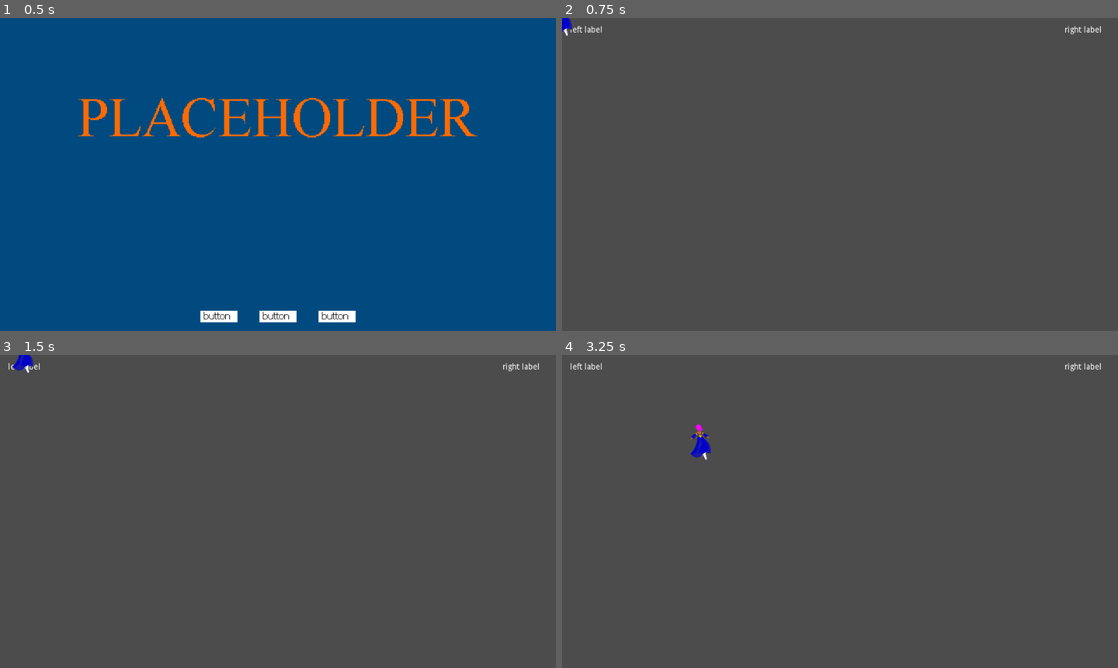
Above: before the commit, frames 1-4 (two rows, left to right).
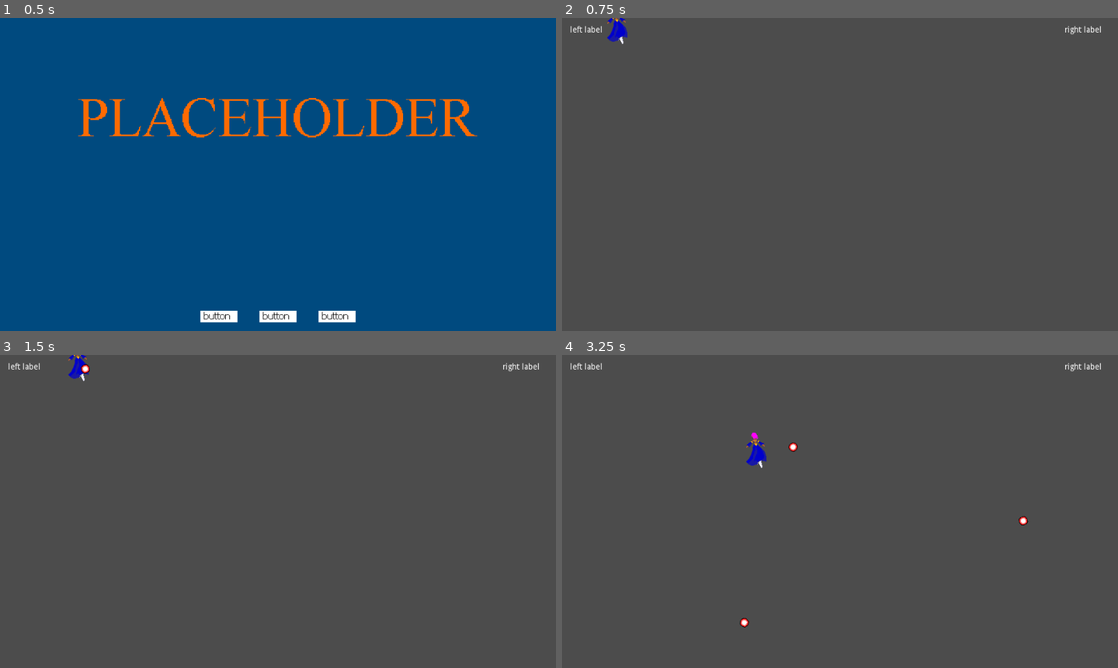
Above: after the commit, the same moments.

Repository: alpacanumerals/LD51
Game: Godot game, scene res://Title.tscn
Two runs of this game, one before a commit and one after it. Both use one fixed random seed, a clock stepped at 60 frames per second and the inputs below.
Inputs (mouse positions are in pixels of both pictures, inside the frame that each line leads up to):
- Up to frame 1 (0.5 s): no input
- Up to frame 2 (0.75 s): click (778, 315) at 0.5 s
- Up to frame 3 (1.5 s): tap Enter at 1.25 s; move the mouse to (400, 495) at 1.27 s; hold Right (ui_right) from 1.28 s (still down); click (400, 495) at 1.42 s
- Up to frame 4 (3.25 s): move the mouse to (728, 527) at 2.02 s; release Right (ui_right) at 2.03 s; hold Down (ui_down) 2.03-2.78 s; click (728, 527) at 2.17 s; move the mouse to (895, 442) at 2.77 s; hold Right (ui_right) from 2.78 s (still down); click (895, 442) at 2.92 s

Frame 1 is identical in both runs. In frame 2, 0.3% of the frame differs, in the area x 0-12%, y 0-9%; in frame 3, 0.3%; in frame 4, 0.6%, in the area x 23-84%, y 22-88%.

Commit message:
shooting (mysterious)

Diff:
--- a/bullet/Bullet.tscn
+++ b/bullet/Bullet.tscn
@@ -1,10 +1,26 @@
-[gd_scene load_steps=2 format=2]
+[gd_scene load_steps=5 format=2]
+
+[ext_resource path="res://sprites/bullets/bullet_a.png" type="Texture" id=1]
+[ext_resource path="res://bullet/bullet.gd" type="Script" id=2]
+
+[sub_resource type="SpriteFrames" id=2]
+animations = [ {
+"frames": [ ExtResource( 1 ) ],
+"loop": true,
+"name": "default",
+"speed": 5.0
+} ]
 
 [sub_resource type="CircleShape2D" id=1]
 
 [node name="Bullet" type="KinematicBody2D"]
+collision_layer = 4
+collision_mask = 2
+script = ExtResource( 2 )
 
-[node name="Sprite" type="Sprite" parent="."]
+[node name="AnimatedSprite" type="AnimatedSprite" parent="."]
+scale = Vector2( 0.5, 0.5 )
+frames = SubResource( 2 )
 
 [node name="CollisionShape2D" type="CollisionShape2D" parent="."]
 shape = SubResource( 1 )
--- /dev/null
+++ b/bullet/bullet.gd
@@ -0,0 +1,10 @@
+extends KinematicBody2D
+
+export (int) var speed = 400
+var velocity = Vector2()
+
+# Called when the node enters the scene tree for the first time.
+func _physics_process(delta):
+    velocity = Vector2(speed, 0).rotated(rotation)
+
+    velocity = move_and_slide(velocity)
--- a/level/Game.tscn
+++ b/level/Game.tscn
@@ -1,6 +1,7 @@
-[gd_scene load_steps=2 format=2]
+[gd_scene load_steps=3 format=2]
 
 [ext_resource path="res://player/Player.tscn" type="PackedScene" id=1]
+[ext_resource path="res://level/play_area.gd" type="Script" id=2]
 
 [node name="GameRoot" type="Node"]
 
@@ -31,6 +32,7 @@
 margin_right = 850.0
 margin_bottom = 512.0
 rect_min_size = Vector2( 768, 512 )
+script = ExtResource( 2 )
 
 [node name="TileMap" type="TileMap" parent="MarginContainer/HBoxContainer/Play Area"]
 cell_size = Vector2( 32, 32 )
@@ -48,3 +50,5 @@
 margin_right = 78.0
 margin_bottom = 14.0
 text = "right label"
+
+[connection signal="shoot" from="MarginContainer/HBoxContainer/Play Area/PlayerRoot" to="MarginContainer/HBoxContainer/Play Area" method="_on_PlayerRoot_shoot"]
--- /dev/null
+++ b/level/play_area.gd
@@ -0,0 +1,10 @@
+extends Control
+
+func _ready():
+    pass
+
+func _on_PlayerRoot_shoot(bullet, direction, location):
+    var b = bullet.instance()
+    add_child(b)
+    b.rotation = direction
+    b.position = location
--- a/player/Player.tscn
+++ b/player/Player.tscn
@@ -26,14 +26,12 @@
 radius = 9.0
 height = 36.0
 
-[node name="PlayerRoot" type="Node"]
-
-[node name="KinematicBody2D" type="KinematicBody2D" parent="."]
+[node name="KinematicBody2D" type="KinematicBody2D"]
 script = ExtResource( 14 )
 
-[node name="AnimatedSprite" type="AnimatedSprite" parent="KinematicBody2D"]
+[node name="AnimatedSprite" type="AnimatedSprite" parent="."]
 frames = SubResource( 1 )
 animation = "back_left"
 
-[node name="CollisionShape2D" type="CollisionShape2D" parent="KinematicBody2D"]
+[node name="CollisionShape2D" type="CollisionShape2D" parent="."]
 shape = SubResource( 2 )
--- a/player/playerbody.gd
+++ b/player/playerbody.gd
@@ -3,7 +3,7 @@
 export (int) var speed = 200
 
 var velocity = Vector2()
-var direction = Vector2()
+var direction_to_mouse = Vector2()
 
 signal shoot(bullet, direction, location)
 var Bullet = preload("res://bullet/Bullet.tscn")
@@ -23,10 +23,10 @@
 func _input(event):
     if event is InputEventMouseButton:
         if event.button_index == BUTTON_LEFT and event.pressed:
-            emit_signal("shoot", Bullet, direction, position)
+            emit_signal("shoot", Bullet, direction_to_mouse, position)
 
 func _physics_process(delta):
     process_movement_input()
     velocity = move_and_slide(velocity)
 
-    direction = (get_global_mouse_position() - position).normalized()
+    direction_to_mouse = get_global_mouse_position().angle_to_point(global_position)
